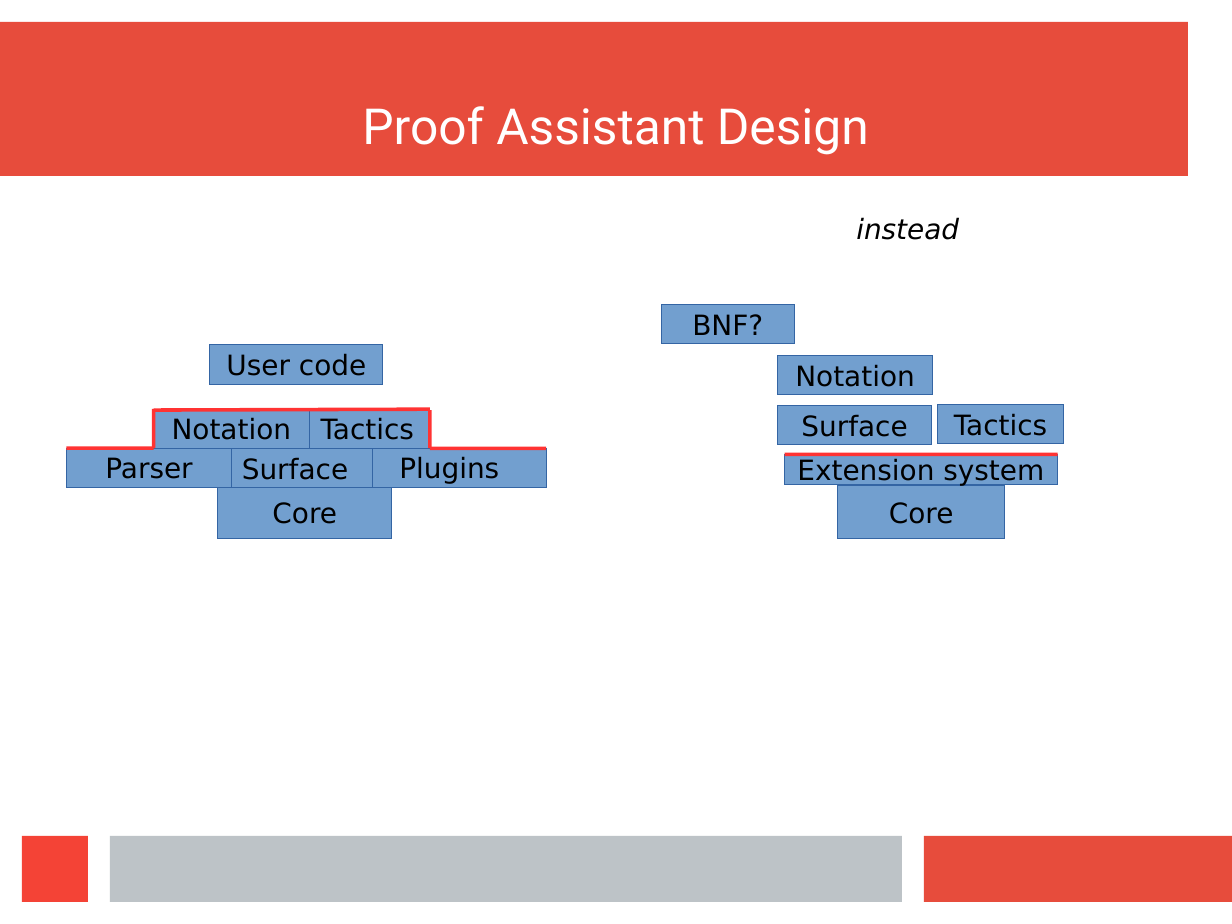
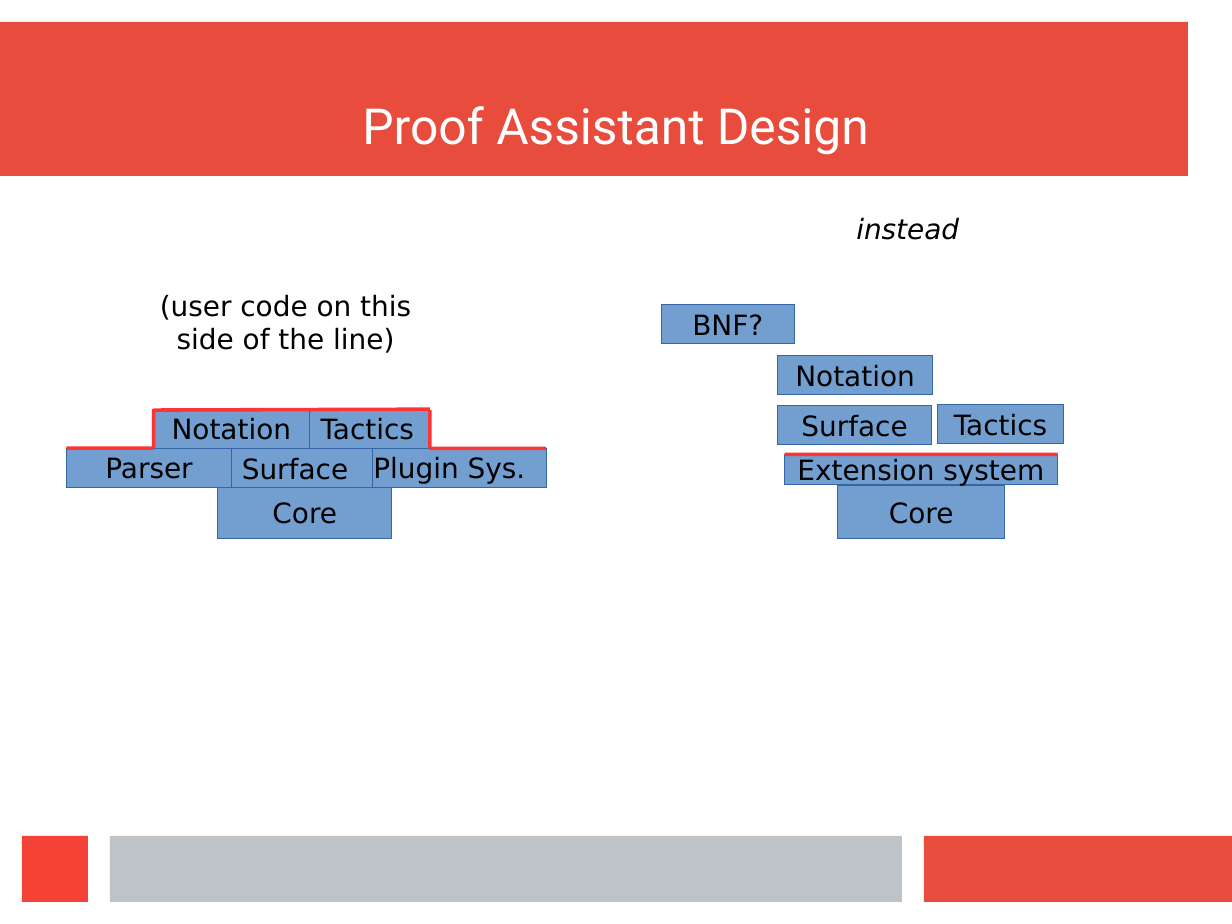
Before and after one commit to wilbowma/cur, a slide deck: slide 10 of hope-2016/slides.odp. Drawn at 1232x924 pixels with LibreOffice and Linux fonts; fonts in the diff are those of the drawing. Boxes give left, top, right and bottom in pixels: in the first picture for what was removed or moved away, otherwise in the second. Text is boxed around its words. In the diff, an @@ line names an element or a change of style, - is before the commit and + after.

```diff
--- a/hope-2016/slides.odp
+++ b/hope-2016/slides.odp
@@ text added at box(160, 294, 411, 353), 18 pt, text #000000 @@
+(user code on this side of the line)
@@ rectangle removed at box(210, 345, 383, 385) @@
-User code
@@ text in rectangle at box(373, 456, 526, 484): text changed @@
-Plugins
+Plugin Sys.
```
Also in this commit, not shown: 7 other slides changed, 7 slides added, 14 slides removed.
